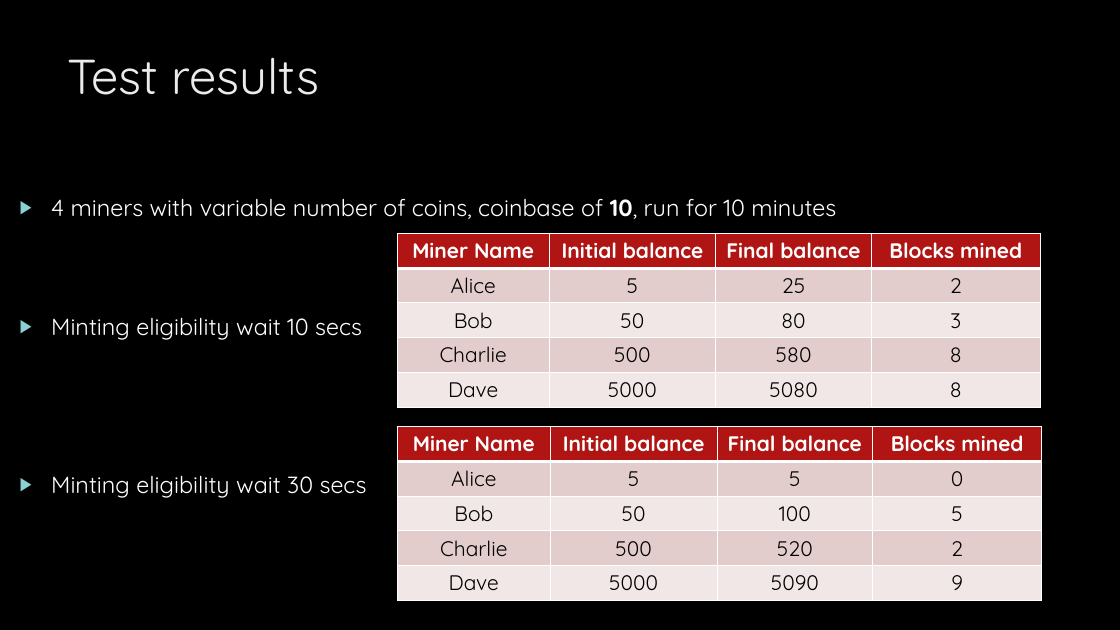
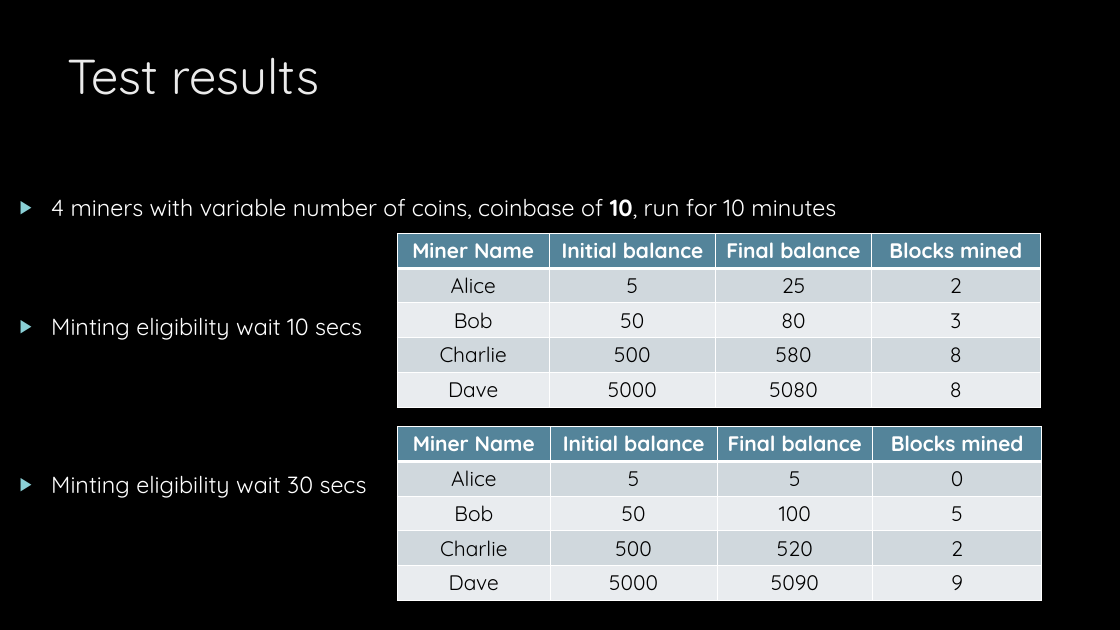
Before and after one commit to toep/FairCoin, a slide deck: slide 8 of Presentation.pptx (slide 10 before the commit). Drawn at 1120x630 pixels with LibreOffice and Linux fonts; fonts in the diff are those of the drawing; background and template pictures are left out. Boxes give left, top, right and bottom in pixels: in the first picture for what was removed or moved away, otherwise in the second. Text is boxed around its words. In the diff, an @@ line names an element or a change of style, - is before the commit and + after.

```diff
--- a/Presentation.pptx
+++ b/Presentation.pptx
@@ table at box(397, 234, 1041, 404) @@
@@ fill #B01513 to #54849A in row 1 @@
@@ fill #E4CCCC to #D1D9DE in 8 cells @@
@@ fill #F2E8E7 to #E9EDEF in 8 cells @@
@@ table at box(397, 427, 1042, 597) @@
@@ fill #B01513 to #54849A in row 1 @@
@@ fill #E4CCCC to #D1D9DE in 8 cells @@
@@ fill #F2E8E7 to #E9EDEF in 8 cells @@
```
Also in this commit, not shown: 3 other slides changed, 1 slide removed.
